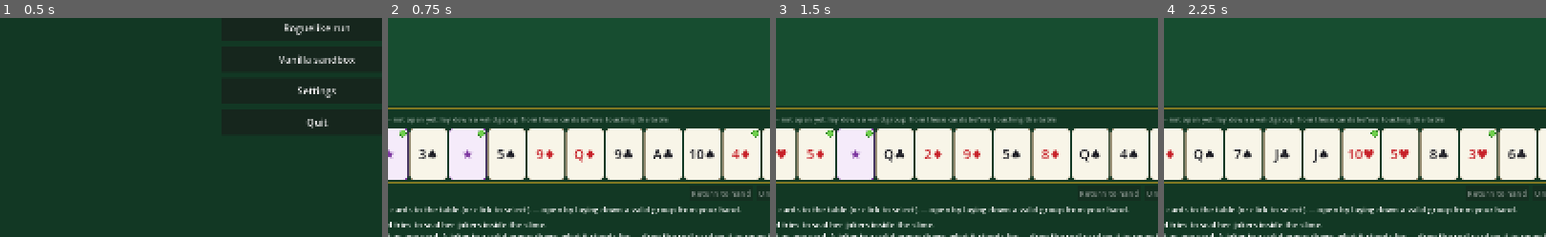
Above: before the commit, frames 1-4 (left to right).
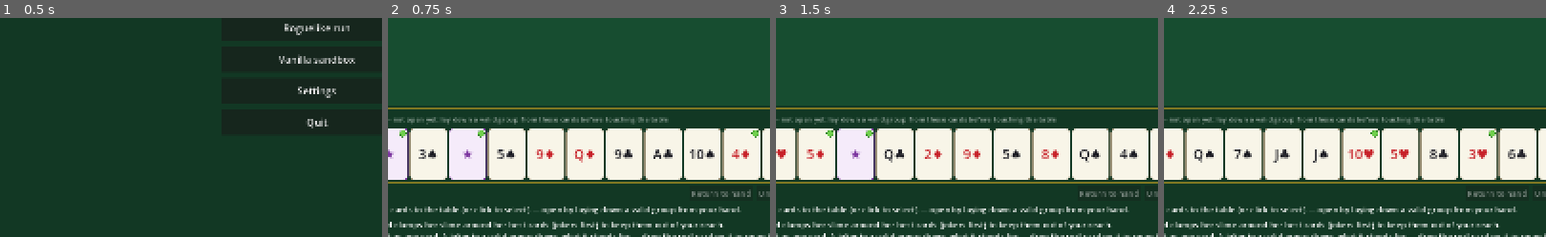
Above: after the commit, the same moments.

Repository: batsling/Machiavelli-Roguelike
Game: Godot game, scene res://scenes/main.tscn
Two runs of this game, one before a commit and one after it. Both use one fixed random seed, a clock stepped at 60 frames per second and the inputs below.
Inputs:
- Up to frame 1 (0.5 s): no input
- Up to frame 2 (0.75 s): click "Roguelike run" at 0.5 s
- Up to frame 3 (1.5 s): click "New run" at 1.25 s
- Up to frame 4 (2.25 s): click "New run" at 2 s
The pictures show only the part of the screen within x 8-58%, y 45-95%; the shares and areas given below are measured in that part.

Frame 1 is identical in both runs. In frame 2, 1.3% of the frame differs, in the area x 2-88%, y 93-97%; in frame 3, 1.3%; in frame 4, 1.3%.

Commit message:
Make the Cute Slime guard aggressively by importance
Rework her slime strategy from "shield one exposed joker" to actively
consolidating her slime into clusters the player can't pick apart.

- Weight each locked slimed card by how badly she wants it kept from the
  player (jokers 100, aces 8, faces 4, else 1) and take the move that gains
  the most lock score, so she prioritizes her most valuable cards.
- Reward bigger clusters (every locked card counts), so her slime only ever
  thickens; she moves only on a strict increase, so it never loops.
- Make several guarding moves a turn, capped by MAX_GUARDS_PER_TURN and reset
  via a new Enemy.on_turn_begin hook (wired into both turn runners) to keep a
  turn watchable.

Tests updated for the new behavior (she keeps consolidating past the first
joker, ranks joker > ace > face > plain, and stops when no move helps or she
has no bodyguard to bring over); all headless tests pass.

Co-Authored-By: Claude Opus 4.8 <noreply@anthropic.com>
Claude-Session: https://claude.ai/code/session_01PPFfeBmLxQPpCcNCzrprLH

Diff:
--- a/scripts/cute_slime.gd
+++ b/scripts/cute_slime.gd
@@ -13,11 +13,19 @@
 ## on her PlayerState), so she slides her slime around freely.
 ##
 ## Slime strategy: once she has spent her ordinary plays for the turn, she uses
-## that free movement to ooze a slimed card next to an unguarded joker, sealing
-## it inside a slime cluster so the player can no longer lift the joker on its
-## own. She only makes a move that genuinely puts a slimed card beside a joker,
-## and never one that would leave another joker exposed, so the guarding only
-## grows — no shuffling in circles.
+## that free movement to ooze slimed cards together into clusters the player
+## can't pick apart, weighting each locked card by how badly she wants it kept
+## away — jokers first, then aces, then faces, then anything. She makes several
+## such moves a turn (up to MAX_GUARDS_PER_TURN), always the highest-value one,
+## and only ever on a strict increase in that lock score, so the slime only ever
+## thickens — no shuffling in circles.
+
+## How many guarding moves she'll make in a single turn. She consolidates
+## aggressively, but a cap keeps a turn watchable instead of oozing the whole
+## table around at once.
+const MAX_GUARDS_PER_TURN := 4
+
+var _guards_left := MAX_GUARDS_PER_TURN
 
 func _init() -> void:
 	display_name = "The Cute Slime"
@@ -64,29 +72,41 @@
 
 # --- Slime strategy ---------------------------------------------------------
 
-## Find the best "guard a joker" move: relocate one slimed table card so it ends
-## up beside a joker that has no slimed neighbour yet, raising the number of
-## guarded jokers on the table. Returns {} when no move helps. Because it only
-## ever moves on a strict increase in guarded jokers (a bounded count), it makes
-## finitely many moves a turn and never loops.
+## Fresh guarding budget at the start of each of her turns.
+func on_turn_begin(_gm: GameManager) -> void:
+	_guards_left = MAX_GUARDS_PER_TURN
+
+## Her best consolidating move: relocate one slimed card so that more of her
+## slime — weighted by how badly she wants each locked card kept from the player
+## — ends up stuck together in clusters the player can't pick a single card out
+## of. She prizes jokers most, then aces, then faces, then anything, and takes
+## the move that gains the most. Returns {} when no move improves her grip (or
+## the turn's guarding budget is spent). She only ever moves on a strict
+## increase in that bounded, importance-weighted lock score, so she makes
+## finitely many moves a turn and never shuffles in circles.
 func plan_strategy_move(gm: GameManager) -> Dictionary:
-	if not gm.current_player_is_open():
+	if _guards_left <= 0 or not gm.current_player_is_open():
 		return {}
 	var melds := gm.board.melds
-	var base := _guarded_total(melds)
+	# The lock score each group contributes right now, so a candidate only has
+	# to re-score the two groups it changes.
+	var scores: Array[int] = []
+	for m in melds:
+		scores.append(_meld_lock_score(m.cards))
 	var best: Dictionary = {}
-	var best_score := base
+	var best_gain := 0
 	for i in melds.size():
 		var m1: CardSet = melds[i]
 		for c in m1.cards:
-			# Only a slimed, non-joker card is worth relocating as a bodyguard;
-			# the jokers are what we protect, not what we shuffle around.
+			# Jokers are what she guards, not what she shuffles; she oozes the
+			# other slimed cards (hearts, diamonds) around them as bodyguards.
 			if c.is_joker or not c.is_sticky():
 				continue
 			var rest: Array[Card] = m1.cards.duplicate()
 			rest.erase(c)
 			if not (rest.is_empty() or Rules.is_valid_meld(rest)):
 				continue
+			var rest_score := _meld_lock_score(rest)
 			for j in melds.size():
 				if j == i:
 					continue
@@ -95,44 +115,50 @@
 				grown.append(c)
 				if not Rules.is_valid_meld(grown):
 					continue
-				var score := _guarded_after(melds, i, j, rest, grown)
-				if score > best_score:
-					best_score = score
-					best = {"cards": [c], "dest": m2, "borrowed": [c], "strategy": true,
-						"text": "oozes %s over to seal a joker in slime" % c.label()}
+				var gain := rest_score + _meld_lock_score(grown) - scores[i] - scores[j]
+				if gain > best_gain:
+					best_gain = gain
+					var moved: Array[Card] = [c]
+					best = {"cards": moved, "dest": m2, "borrowed": moved, "strategy": true,
+						"text": _guard_text(c, _has_joker(grown))}
+	if not best.is_empty():
+		_guards_left -= 1
 	return best
 
-## Guarded jokers across the whole table.
-func _guarded_total(melds: Array[CardSet]) -> int:
-	var total := 0
-	for m in melds:
-		total += _guarded_jokers(m.cards)
-	return total
+func _guard_text(c: Card, seals_joker: bool) -> String:
+	if seals_joker:
+		return "oozes %s over to seal a joker in slime" % c.label()
+	return "oozes %s over to thicken her slime" % c.label()
 
-## Guarded jokers across the table after moving one card: meld i loses it
-## (becomes `rest`) and meld j gains it (becomes `grown`).
-func _guarded_after(melds: Array[CardSet], i: int, j: int,
-		rest: Array[Card], grown: Array[Card]) -> int:
-	var total := 0
-	for k in melds.size():
-		var cards := melds[k].cards
-		if k == i:
-			cards = rest
-		elif k == j:
-			cards = grown
-		total += _guarded_jokers(cards)
-	return total
+## The total importance of the locked slimed cards in one group: a slimed card
+## is locked when a slimed card sits next to it in display order (so the player
+## can't peel it off on its own). Bigger clusters lock more cards, so they score
+## higher, and jokers/aces/faces are worth more than plain cards.
+func _meld_lock_score(cards: Array[Card]) -> int:
+	var order := Rules.display_order(cards)
+	var score := 0
+	for i in order.size():
+		if not order[i].is_sticky():
+			continue
+		var stuck := (i > 0 and order[i - 1].is_sticky()) \
+			or (i < order.size() - 1 and order[i + 1].is_sticky())
+		if stuck:
+			score += _importance(order[i])
+	return score
 
-## How many jokers in this group sit next to a slimed card in display order —
-## i.e. are wrapped in a slime cluster the player can't pick them out of.
-func _guarded_jokers(cards: Array[Card]) -> int:
-	var order := Rules.display_order(cards)
-	var guarded := 0
-	for i in order.size():
-		if not order[i].is_joker:
-			continue
-		var left := i > 0 and order[i - 1].is_sticky()
-		var right := i < order.size() - 1 and order[i + 1].is_sticky()
-		if left or right:
-			guarded += 1
-	return guarded
+## How badly she wants a card kept away from the player: jokers most of all,
+## then aces, then faces, then any other card.
+func _importance(c: Card) -> int:
+	if c.is_joker:
+		return 100
+	if c.rank == 1:
+		return 8
+	if c.rank >= 11:
+		return 4
+	return 1
+
+func _has_joker(cards: Array[Card]) -> bool:
+	for c in cards:
+		if c.is_joker:
+			return true
+	return false
--- a/scripts/enemy.gd
+++ b/scripts/enemy.gd
@@ -27,6 +27,12 @@
 func on_combat_start(_gm: GameManager) -> void:
 	pass
 
+## Called at the start of each of this enemy's own turns, before its first move,
+## so it can reset any per-turn strategy budget. The base enemy has nothing to
+## reset.
+func on_turn_begin(_gm: GameManager) -> void:
+	pass
+
 ## The enemy's special strategy move for the current (its own) turn, tried by
 ## GreedyAI once its ordinary plays are spent — a chance to act on a mechanic
 ## rather than just empty its hand. Returns a move Dictionary in GreedyAI's
--- a/scripts/greedy_ai.gd
+++ b/scripts/greedy_ai.gd
@@ -42,6 +42,8 @@
 
 static func take_turn(gm: GameManager, profile: AIProfile = null,
 		enemy: Enemy = null) -> void:
+	if enemy != null:
+		enemy.on_turn_begin(gm)
 	var played_any := false
 	while true:
 		var move := plan_move(gm, profile, enemy)
--- a/scripts/main_ui.gd
+++ b/scripts/main_ui.gd
@@ -214,7 +214,8 @@
 				% current_enemy.display_name
 				+ "joker (green splotch). Slimed cards stick to each other, so a "
 				+ "run of them is one lump — dragging one drags them all. She "
-				+ "oozes freely and tries to seal her jokers inside the slime.")
+				+ "oozes freely and clumps her slime around her best cards "
+				+ "(jokers first) to keep them out of your reach.")
 	else:
 		current_enemy = null
 		var names: Array = ["You"]
@@ -1354,6 +1355,8 @@
 	_refresh()
 	while not gm.is_game_over and gm.current_player().is_opponent:
 		var enemy := gm.current_player()
+		if enemy_def != null:
+			enemy_def.on_turn_begin(gm)
 		_set_status("%s is thinking…" % enemy.display_name)
 		_refresh()
 		await get_tree().create_timer(AI_THINK_DELAY).timeout
--- a/tests/smoke_test.gd
+++ b/tests/smoke_test.gd
@@ -333,16 +333,16 @@
 		print("slime setup test OK")
 	return ok
 
-## The slime strategy oozes a slimed card next to an unguarded joker to seal it
-## in slime, and only does so when that genuinely guards the joker.
+## The slime consolidates her slime aggressively, prizing a joker above plain
+## cards, and stops when no move improves her grip (or she has no bodyguard to
+## bring over).
 func _test_slime_strategy() -> bool:
 	var gm := GameManager.new()
 	var ok := true
 	gm.setup(["You", "The Cute Slime"], 13, 6, true)
-	var p := gm.current_player()
-	p.has_opened = true
-	# A run whose joker sits (by default high extension) at the 8♥ slot, with a
-	# plain 7♥ neighbour — unguarded.
+	gm.current_player().has_opened = true
+	# A run whose joker sits (by default high extension) at the 8♥ slot with a
+	# plain 7♥ neighbour — exposed.
 	var joker := _sticky(_joker())
 	var meld_a := CardSet.new()
 	meld_a.cards.assign([_card(6, "hearts"), _card(7, "hearts"), joker])
@@ -354,6 +354,7 @@
 	gm.board.melds.append(meld_a)
 	gm.board.melds.append(meld_b)
 	var slime := CuteSlime.new()
+	slime.on_turn_begin(gm)
 	var move := slime.plan_strategy_move(gm)
 	if move.is_empty():
 		printerr("slime strategy: expected a guarding move, got none")
@@ -363,24 +364,32 @@
 			% _labels(move["cards"]))
 		ok = false
 	elif move["dest"] != meld_a:
-		printerr("slime strategy: should ooze the 9♥ onto the joker's group")
-		ok = false
-	# With the joker already guarded (a slimed neighbour in its group), there is
-	# nothing to improve.
-	if ok:
-		# The joker sits at the 8♥ high end, so its neighbour 7♥ is the guard.
-		var guarded := CardSet.new()
-		guarded.cards.assign([_card(6, "hearts"), _sticky(_card(7, "hearts")), _sticky(_joker())])
+		printerr("slime strategy: should ooze the 9♥ onto the joker's group to seal it")
+		ok = false
+	# She wants a joker kept from the player more than any plain card.
+	if slime._importance(_joker()) <= slime._importance(_card(1, "hearts")) \
+			or slime._importance(_card(1, "hearts")) <= slime._importance(_card(13, "hearts")) \
+			or slime._importance(_card(13, "hearts")) <= slime._importance(_card(5, "hearts")):
+		printerr("slime strategy: importance should rank joker > ace > face > plain")
+		ok = false
+	# A lone group offers no second group to bring a bodyguard from: no move.
+	if ok:
 		var gm2 := GameManager.new()
 		gm2.setup(["You", "The Cute Slime"], 13, 6, true)
 		gm2.current_player().has_opened = true
-		gm2.board.melds.append(guarded)
-		gm2.board.melds.append(meld_b)
-		Rules.assign_jokers(guarded.cards)
+		var solo := CardSet.new()
+		solo.cards.assign([_card(6, "hearts"), _card(7, "hearts"), _sticky(_joker())])
+		gm2.board.melds.append(solo)
+		Rules.assign_jokers(solo.cards)
+		slime.on_turn_begin(gm2)
 		if not slime.plan_strategy_move(gm2).is_empty():
-			printerr("slime strategy: an already-guarded joker should need no move")
+			printerr("slime strategy: a lone group offers no bodyguard to move")
 			ok = false
 		gm2.free()
+	# The per-turn budget stops her after a few guards.
+	if ok and CuteSlime.MAX_GUARDS_PER_TURN <= 0:
+		printerr("slime strategy: guarding budget should be positive")
+		ok = false
 	gm.free()
 	if ok:
 		print("slime strategy test OK")
Not shown, changed: README.md
